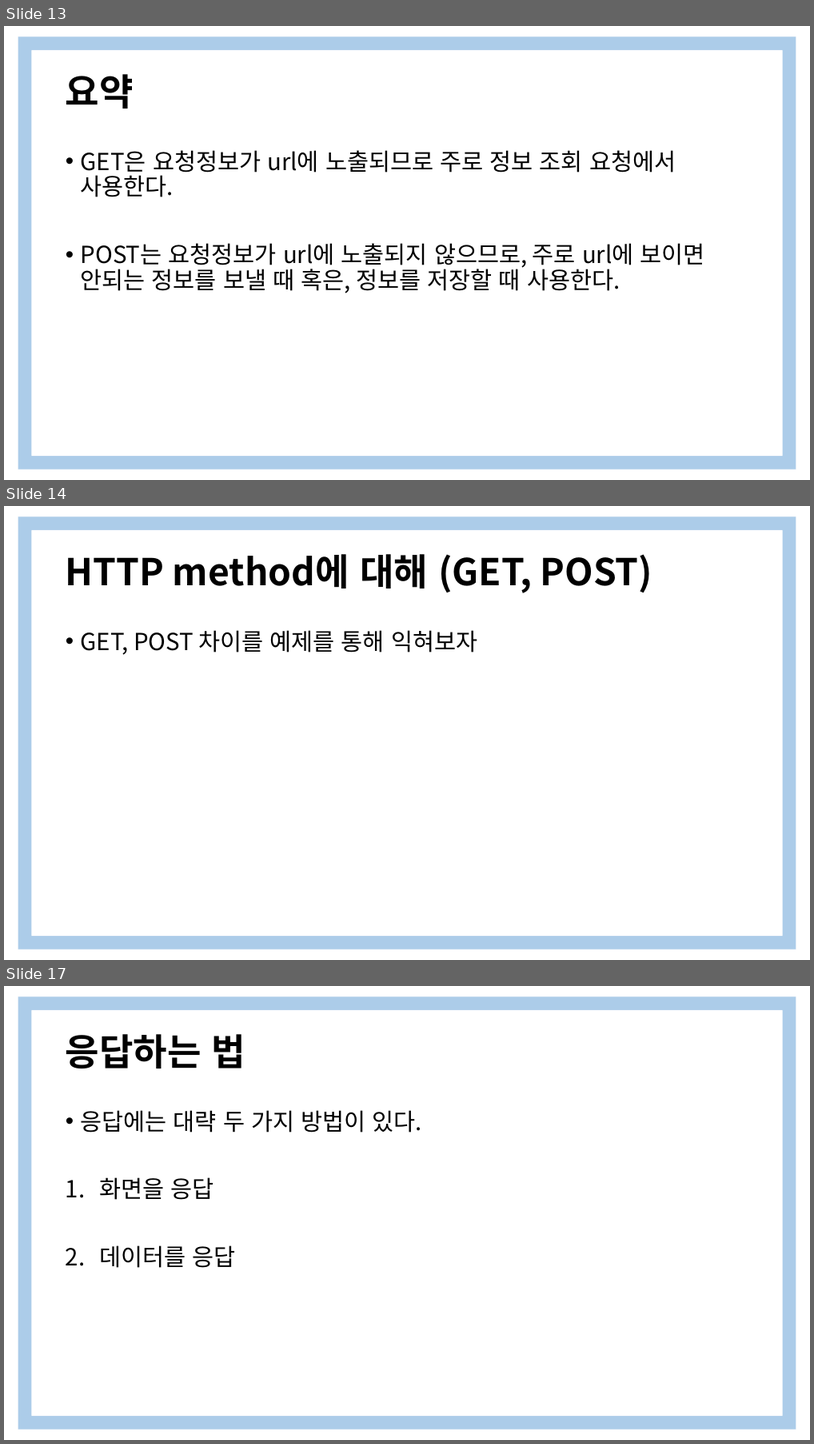
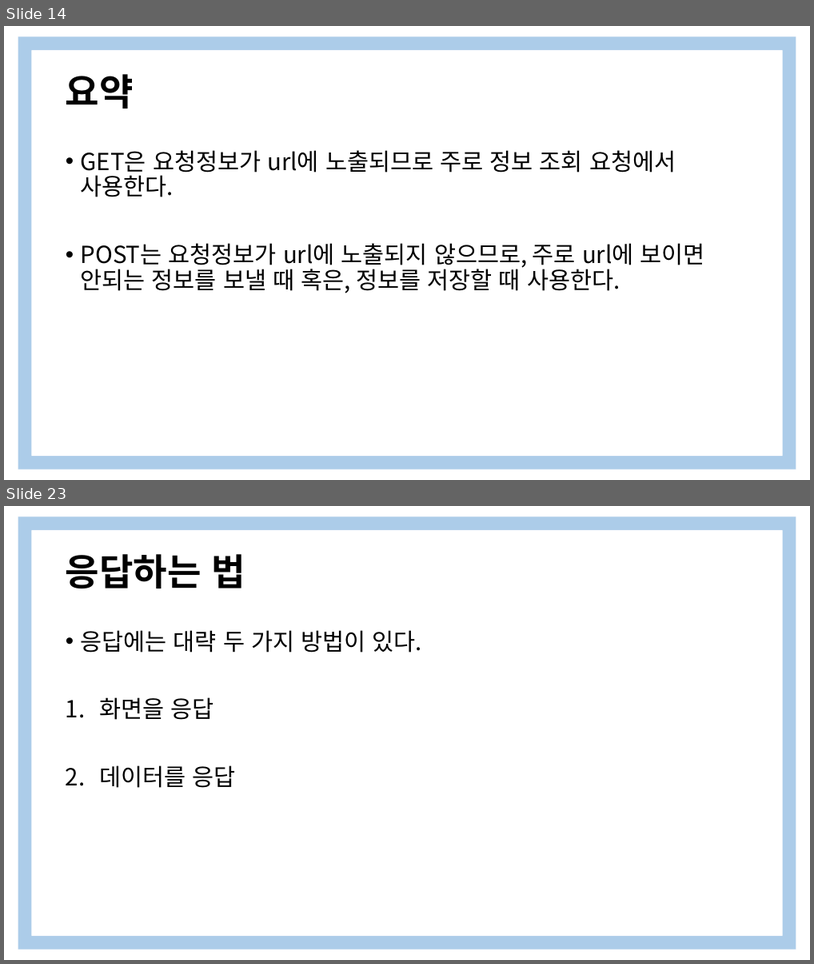
Before and after one commit to yooooonshine/django_seminar, a slide deck: 2주차/Django 특강 2Weeks.pptx. Shown one above the other, each under a label of ours: slides 13, 14 and 17 before the commit, slides 14 and 23 after it; the slides between them are not shown. The pictures are 814x1444 and 814x964 pixels, drawn with LibreOffice and Linux fonts; fonts in the diff are those of the drawing. Boxes give left, top, right and bottom in pixels: in the first picture for what was removed or moved away, otherwise in the second. Text is boxed around its words. In the diff, an @@ line names an element or a change of style, - is before the commit and + after.

```diff
--- a/2주차/Django 특강 2Weeks.pptx
+++ b/2주차/Django 특강 2Weeks.pptx
@@ slide 14 removed at (4, 506, 810, 960), background #FFFFFF; not listed: 1 template element that a slide beside it also shows @@
@@ title removed at (66, 554, 654, 593) @@
-HTTP method에 대해 (GET, POST)
@@ text removed at (81, 630, 478, 655) @@
-• GET, POST 차이를 예제를 통해 익혀보자
@@ what was slide 13 is now slide 14 @@
@@ what was slide 17 is now slide 23 @@
```
Also in this commit, not shown: 5 slides changed, 11 slides added, 3 other slides removed.
